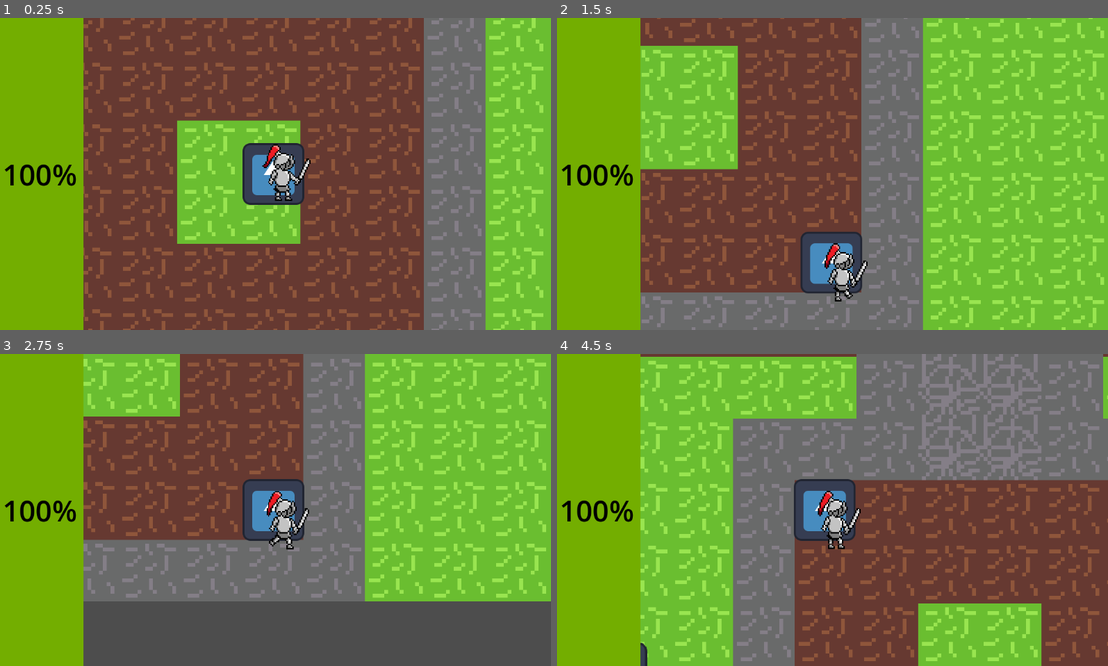
Above: before the commit, frames 1-4 (two rows, left to right).
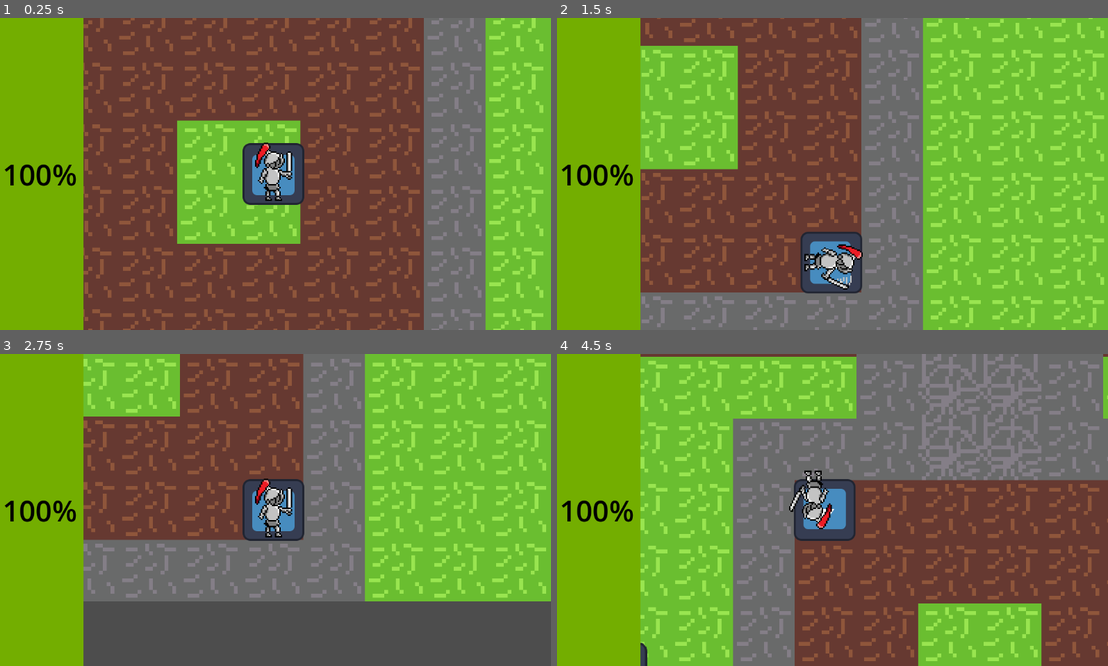
Above: after the commit, the same moments.

Repository: Kokonico/sanitation
Game: Godot game, scene res://Scenes/world.tscn
The game is run twice, just before and just after one commit, with the same random seed, the same clock (stepped at 60 frames per second) and the same inputs. The engine's default icon, where the game draws it, is replaced by a stand-in: a white triangle on a blue panel in a dark square.
Inputs (mouse positions are in pixels of both pictures, inside the frame that each line leads up to):
- Up to frame 1 (0.25 s): no input
- Up to frame 2 (1.5 s): tap Enter at 0.5 s; move the mouse to (953, 158) at 0.52 s; hold D (move-right) 0.53-1.28 s; click (953, 158) at 0.6 s; move the mouse to (716, 189) at 1.27 s; hold S (move-down) from 1.28 s (still down); click (716, 189) at 1.35 s
- Up to frame 3 (2.75 s): move the mouse to (330, 441) at 2.02 s; release S (move-down) at 2.03 s; hold D (move-right) from 2.03 s (still down); tap Space (dash) at 2.1 s; click (330, 441) at 2.3 s
- Up to frame 4 (4.5 s): move the mouse to (804, 572) at 2.77 s; release D (move-right) at 2.78 s; hold W (move-up) 2.78-3.53 s; click (804, 572) at 2.85 s; move the mouse to (997, 556) at 3.52 s; hold A (move-left) from 3.53 s (still down); click (997, 556) at 3.6 s; move the mouse to (661, 463) at 4.27 s; tap Space (dash) at 4.35 s

The runs differ from the first frame. In frame 1, 0.9% of the frame differs, in the area x 46-57%, y 39-59%; in frame 2, 1.0%; in frame 3, 1.1%; in frame 4, 1.3%, in the area x 42-56%, y 37-63%.

Commit message:
animation fix

Diff:
--- a/Scripts/player.gd
+++ b/Scripts/player.gd
@@ -24,6 +24,7 @@
 func _ready() -> void:
 	health_bar.value = health
 	health_bar.max_value = MAX_HP
+	attackCollisionArea.disabled = false
 
 func _physics_process(delta):
 	var direction = Vector2.ZERO
@@ -78,10 +79,13 @@
 		var vely_dir = 1 if vely_abs == velocity.y else -1
 		velocity.y = ((vely_abs - FRACTION_FORCE) if (vely_abs - FRACTION_FORCE) > 0 else 0) * vely_dir
 
-	if has_x_input or has_y_input:
-		animator.play("run")
-	elif not has_input:
-		animator.play("idle")
+	if animator.animation != "attack":
+		if has_x_input or has_y_input:
+			animator.play("run")
+		elif not has_input:
+			animator.play("idle")
+	elif animator.animation_finished:
+		animator.animation == "idle"
 
 	if Input.is_action_just_pressed("dash") and not sliding:
 		sliding = true
@@ -91,7 +95,6 @@
 		animator.play("dash")
 	move_and_slide()
 	position += velocity * delta
-	self.rotation = 0
 
 
 func hurt(dmg):
@@ -108,4 +111,5 @@
 
 
 func _on_attack_area_body_entered(body: Node2D) -> void:
-	body.get_parent().hurt(DAMAGE)
+	if body.get("hurt"):
+		body.hurt(DAMAGE)
